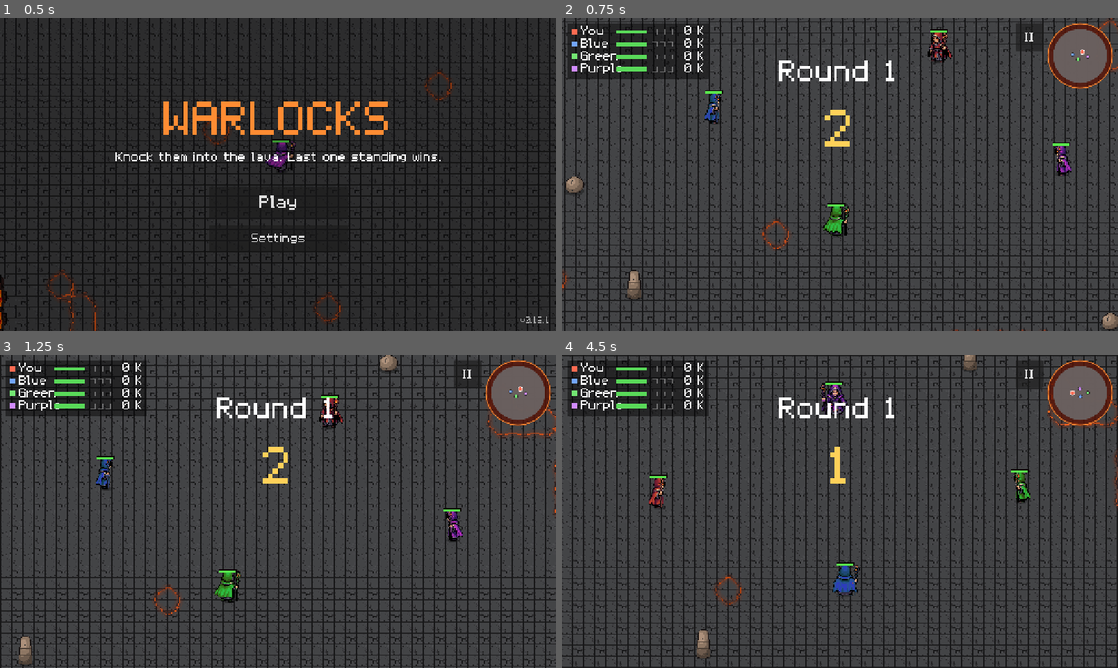
Above: before the commit, frames 1-4 (two rows, left to right).
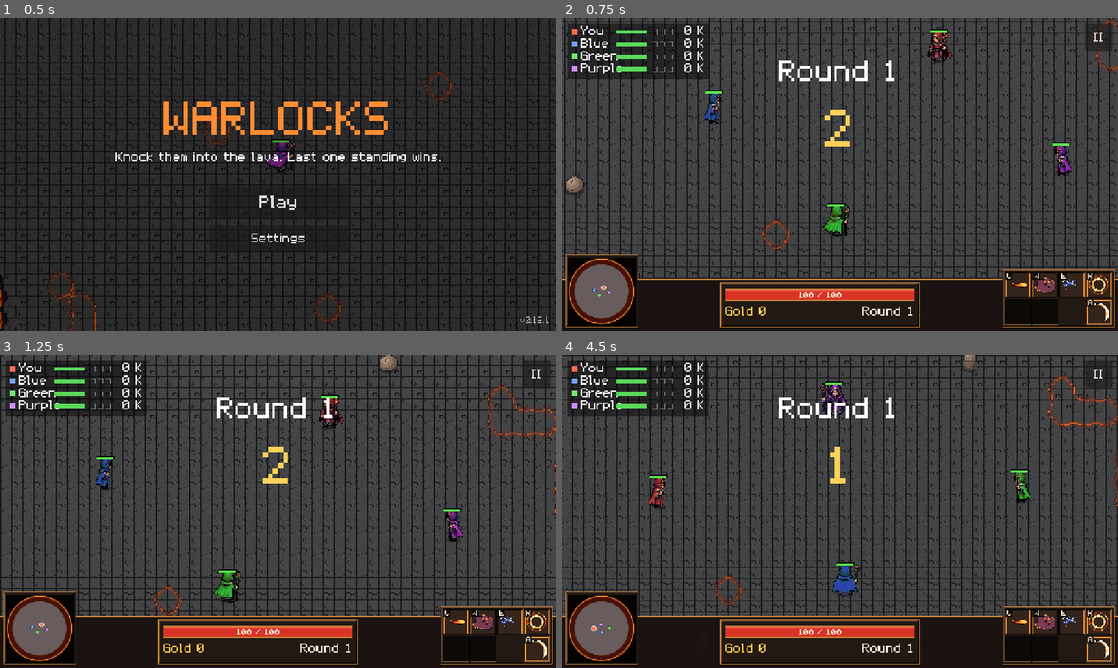
Above: after the commit, the same moments.

Repository: MariosToump/warlocks_on_android
Game: Godot game, scene res://scenes/game.tscn
Same seed, same stepped clock (60 frames per second), same inputs: the game is played once before the commit and once after it.
Inputs (mouse positions are in pixels of both pictures, inside the frame that each line leads up to):
- Up to frame 1 (0.5 s): no input
- Up to frame 2 (0.75 s): click "Play" at 0.5 s
- Up to frame 3 (1.25 s): no input
- Up to frame 4 (4.5 s): tap Enter at 1.25 s; move the mouse to (962, 495) at 1.27 s; hold D (move_right) 1.28-2 s; hold A (attack) 1.28-2 s; click (962, 495) at 1.42 s; click "II" at 2 s; click "Restart match" at 2.75 s; tap Space at 3.5 s; drag from (728, 527) to (812, 574) at 3.52 s; move the mouse to (895, 442) at 4.27 s; hold D (move_right) from 4.28 s (still down); hold A (attack) from 4.28 s (still down); tap Down (cam_down) at 4.35 s; click (895, 442) at 4.42 s

Frame 1 is identical in both runs. In frame 2, 18% of the frame differs, in the area x 0-100%, y 1-100%; in frame 3, 17%; in frame 4, 18%.

Commit message:
PC: WC3-style bottom bar with tooltips
Co-Authored-By: Claude Opus 5.5 <noreply@anthropic.com>

Diff:
--- a/scripts/game.gd
+++ b/scripts/game.gd
@@ -110,6 +110,8 @@
 
 var arrows: EnemyArrows
 var minimap: Minimap
+## PC only: the bottom command bar (null on touch).
+var pc_bar: PcBar
 var damage_numbers: DamageNumbers
 var vignette: DangerVignette
 var pause_menu: PauseMenu
@@ -260,6 +262,8 @@
 	round_hud.visible = false
 	shop_panel.visible = false
 	minimap.visible = false
+	if pc_bar:
+		pc_bar.visible = false
 	pause_menu.set_pause_button(false)
 	title_menu.visible = true
 	_title_watch_left = 0.0
@@ -273,6 +277,8 @@
 	_park_player(false)
 	round_hud.visible = true
 	minimap.visible = true
+	if pc_bar:
+		pc_bar.visible = true
 	pause_menu.set_pause_button(true)
 	Sfx.music("music_fight")
 	start_match()
@@ -678,17 +684,32 @@
 	arrows.name = "EnemyArrows"
 	arrows.game = self
 	hud.add_child(arrows)
+	if not touch_mode:
+		pc_bar = PcBar.new()
+		pc_bar.name = "PcBar"
+		pc_bar.game = self
+		hud.add_child(pc_bar)
+		_player_ctl_set("bar", pc_bar)
 	minimap = Minimap.new()
 	minimap.name = "Minimap"
 	minimap.game = self
 	hud.add_child(minimap)
 	touch.minimap = minimap
 	_player_ctl_set("minimap", minimap)
-	minimap.set_anchors_preset(Control.PRESET_TOP_RIGHT)
-	minimap.offset_left = -Minimap.DIAMETER - 12.0
-	minimap.offset_right = -12.0
-	minimap.offset_top = 12.0
-	minimap.offset_bottom = 12.0 + Minimap.DIAMETER
+	if pc_bar:
+		# PC: in the bar's bottom-left frame.
+		var inset := PcBar.PAD + (PcBar.MAP_FRAME - Minimap.DIAMETER) / 2.0
+		minimap.set_anchors_preset(Control.PRESET_BOTTOM_LEFT)
+		minimap.offset_left = inset
+		minimap.offset_right = inset + Minimap.DIAMETER
+		minimap.offset_bottom = -inset
+		minimap.offset_top = -inset - Minimap.DIAMETER
+	else:
+		minimap.set_anchors_preset(Control.PRESET_TOP_RIGHT)
+		minimap.offset_left = -Minimap.DIAMETER - 12.0
+		minimap.offset_right = -12.0
+		minimap.offset_top = 12.0
+		minimap.offset_bottom = 12.0 + Minimap.DIAMETER
 	shop_panel = ShopPanel.new()
 	shop_panel.name = "ShopPanel"
 	hud.add_child(shop_panel)
--- a/scripts/pause_menu.gd
+++ b/scripts/pause_menu.gd
@@ -43,8 +43,9 @@
 	_pause_button.pressed.connect(open)
 	add_child(_pause_button)
 	_pause_button.set_anchors_and_offsets_preset(Control.PRESET_TOP_RIGHT)
-	# Left of the 150 px minimap in the corner.
-	_pause_button.offset_right = -12.0 - Minimap.DIAMETER - 10.0
+	# Phones: left of the 150 px minimap in the corner. PC: the corner itself
+	# (the minimap is in the bottom bar).
+	_pause_button.offset_right = -12.0 - Minimap.DIAMETER - 10.0 if Platform.touch() else -12.0
 	_pause_button.offset_left = _pause_button.offset_right - BUTTON_SIZE.x
 	_pause_button.offset_top = 12.0
 	_pause_button.offset_bottom = 12.0 + BUTTON_SIZE.y
--- /dev/null
+++ b/scripts/pc_bar.gd
@@ -0,0 +1,285 @@
+class_name PcBar
+extends Control
+## PC only (keyboard + mouse): a command bar along the bottom in the spirit of
+## classic RTS games, in this game's own look. Left: a frame for the minimap.
+## Centre: health, gold and round. Right: the spell card, square icons with
+## the hotkey in the corner, a dark clockwise cooldown sweep with the seconds
+## left, and a tooltip on hover. Display only: you cast with the keys.
+## Built by game.gd when Platform.touch() is false.
+
+const BAR_H := 120.0
+const ICON := 56.0
+const GAP := 6.0
+const PAD := 8.0
+const MAP_FRAME := 166.0
+## The spell card, row by row ("" = empty cell).
+const CARD := [["Q", "W", "E", "R"], ["D", "F", "", "A"]]
+const STARTER_DESC := {
+	"Fireball": "Fire bolt that burns and knocks back.",
+	"Blink": "Teleport a short way toward the cursor.",
+	"Lightning": "Fast bolt that hits the first warlock in line.",
+	"Shield": "Brief barrier that reflects spells.",
+	"Staff": "Swing your staff at a warlock beside you.",
+}
+const HAUNT_DESC := "Shove warlocks near your ghost. No damage."
+
+const C_STONE := Color(0.1, 0.07, 0.06, 0.97)
+const C_BRONZE := Color(0.78, 0.5, 0.22)
+const C_LIGHT := Color(0.42, 0.3, 0.21)
+const C_DARK := Color(0.02, 0.01, 0.01)
+const C_SOCKET := Color(0.05, 0.035, 0.03)
+const C_PANEL := Color(0.14, 0.1, 0.08, 0.98)
+const C_READY := Color(1.0, 0.6, 0.2, 0.95)
+const C_TEXT := Color(1.0, 0.93, 0.85)
+const C_GOLD := Color(1.0, 0.8, 0.3)
+const C_HP := Color(0.85, 0.2, 0.15)
+
+var game: Node
+
+var _tip: PanelContainer
+var _tip_label: Label
+
+
+func _ready() -> void:
+	set_anchors_and_offsets_preset(Control.PRESET_FULL_RECT)
+	mouse_filter = Control.MOUSE_FILTER_IGNORE
+	_tip = PanelContainer.new()
+	var sb := StyleBoxFlat.new()
+	sb.bg_color = Color(0.06, 0.04, 0.04, 0.95)
+	sb.border_color = C_BRONZE
+	sb.set_border_width_all(2)
+	sb.set_content_margin_all(10)
+	_tip.add_theme_stylebox_override("panel", sb)
+	_tip.mouse_filter = Control.MOUSE_FILTER_IGNORE
+	_tip_label = Label.new()
+	_tip_label.add_theme_font_size_override("font_size", 17)
+	_tip_label.add_theme_color_override("font_color", C_TEXT)
+	_tip.add_child(_tip_label)
+	_tip.visible = false
+	add_child(_tip)
+
+
+func _process(_delta: float) -> void:
+	queue_redraw()
+	_update_tooltip()
+
+
+# --- layout (local = viewport pixels; the bar fills the screen) -------------
+
+func strip_rect() -> Rect2:
+	return Rect2(0, size.y - BAR_H, size.x, BAR_H)
+
+
+func map_frame_rect() -> Rect2:
+	return Rect2(PAD, size.y - PAD - MAP_FRAME, MAP_FRAME, MAP_FRAME)
+
+
+## The spell card's frame, bottom right (it rises above the strip).
+func card_rect() -> Rect2:
+	var w := 4 * ICON + 3 * GAP + 2 * PAD
+	var h := 2 * ICON + GAP + 2 * PAD
+	return Rect2(size.x - PAD - w, size.y - PAD - h, w, h)
+
+
+func centre_rect() -> Rect2:
+	var left := map_frame_rect().end.x + 12.0
+	var right := card_rect().position.x - 12.0
+	var w := minf(right - left, 460.0)
+	return Rect2((left + right - w) / 2.0, size.y - BAR_H + PAD, w, BAR_H - 2 * PAD)
+
+
+func slot_rect(slot: String) -> Rect2:
+	var card := card_rect()
+	for row in CARD.size():
+		var col: int = CARD[row].find(slot)
+		if col >= 0:
+			return Rect2(card.position + Vector2(PAD + col * (ICON + GAP), PAD + row * (ICON + GAP)),
+					Vector2(ICON, ICON))
+	return Rect2()
+
+
+## Where the minimap sits (centred in its frame).
+func minimap_position() -> Vector2:
+	return map_frame_rect().get_center() - Vector2(Minimap.DIAMETER, Minimap.DIAMETER) / 2.0
+
+
+func slot_at(pos: Vector2) -> String:
+	for row in CARD:
+		for slot in row:
+			if slot != "" and slot_rect(slot).has_point(pos):
+				return slot
+	return ""
+
+
+## Over the bar: right-clicks here must not walk the warlock.
+func blocks_mouse(pos: Vector2) -> bool:
+	if not visible:
+		return false
+	return strip_rect().has_point(pos) or map_frame_rect().has_point(pos) or card_rect().has_point(pos)
+
+
+# --- content ----------------------------------------------------------------
+
+func _player() -> Wizard:
+	return game.player if game else null
+
+
+func _ghost() -> Ghost:
+	return game.ghost if game else null
+
+
+## Drawn with an icon: the slot's spell exists; while a ghost only A (Haunt).
+func shown(slot: String) -> bool:
+	var p := _player()
+	if p == null or p.get_spell(slot) == null:
+		return false
+	return slot == "A" if _ghost() != null else true
+
+
+func _ratio(slot: String) -> float:
+	if _ghost() != null and slot == "A":
+		return _ghost().cooldown_ratio()
+	return _player().get_spell(slot).cooldown_ratio()
+
+
+func _seconds_left(slot: String) -> float:
+	if _ghost() != null and slot == "A":
+		return _ghost().haunt_left
+	return _player().get_spell(slot).cooldown_left
+
+
+func tooltip_text(slot: String) -> String:
+	if not shown(slot):
+		return ""
+	if _ghost() != null:
+		return "Haunt  [%s]\n%s\nCooldown %ss" % [slot, HAUNT_DESC, _num(Ghost.HAUNT_COOLDOWN)]
+	var spell := _player().get_spell(slot)
+	var desc: String = STARTER_DESC.get(spell.spell_name, "")
+	if spell.spell_id != "" and Shop.SPELLS.has(spell.spell_id):
+		desc = Shop.SPELLS[spell.spell_id].get("desc", desc)
+	var cd: float = spell.cooldown_by_level[spell.level]
+	return "%s  [%s]\n%s\nCooldown %ss" % [spell.spell_name, slot, desc, _num(cd)]
+
+
+static func _num(v: float) -> String:
+	return str(int(v)) if is_equal_approx(v, roundf(v)) else "%.1f" % v
+
+
+func _update_tooltip() -> void:
+	var slot := slot_at(get_local_mouse_position()) if visible else ""
+	var text := tooltip_text(slot) if slot != "" else ""
+	_tip.visible = text != ""
+	if text == "":
+		return
+	_tip_label.text = text
+	_tip.reset_size()
+	var card := card_rect()
+	_tip.position = Vector2(card.end.x - _tip.size.x, card.position.y - 6.0 - _tip.size.y)
+
+
+# --- drawing ----------------------------------------------------------------
+
+func _draw() -> void:
+	if game == null:
+		return
+	var strip := strip_rect()
+	draw_rect(strip, C_STONE)
+	draw_rect(Rect2(strip.position, Vector2(strip.size.x, 2)), C_BRONZE)
+	_frame(map_frame_rect())
+	draw_rect(map_frame_rect().grow(-PAD + 2), C_DARK)
+	_frame(card_rect())
+	_frame(centre_rect())
+	_draw_centre(centre_rect())
+	var font := get_theme_default_font()
+	for row in CARD:
+		for slot in row:
+			if slot != "":
+				_draw_slot(slot, font)
+
+
+## A raised frame: bronze outline, light top-left edge, dark bottom-right.
+func _frame(r: Rect2) -> void:
+	draw_rect(r, C_PANEL)
+	draw_rect(r, C_BRONZE, false, 2.0)
+	var i := r.grow(-3)
+	draw_line(i.position, Vector2(i.end.x, i.position.y), C_LIGHT, 2.0)
+	draw_line(i.position, Vector2(i.position.x, i.end.y), C_LIGHT, 2.0)
+	draw_line(Vector2(i.position.x, i.end.y), i.end, C_DARK, 2.0)
+	draw_line(Vector2(i.end.x, i.position.y), i.end, C_DARK, 2.0)
+
+
+func _draw_slot(slot: String, font: Font) -> void:
+	var r := slot_rect(slot)
+	# Recessed socket: dark top-left edge, light bottom-right.
+	draw_rect(r.grow(2), C_SOCKET)
+	draw_line(r.position - Vector2(2, 2), Vector2(r.end.x + 2, r.position.y - 2), C_DARK, 2.0)
+	draw_line(r.position - Vector2(2, 2), Vector2(r.position.x - 2, r.end.y + 2), C_DARK, 2.0)
+	draw_line(Vector2(r.position.x - 2, r.end.y + 2), r.end + Vector2(2, 2), C_LIGHT, 1.0)
+	draw_line(Vector2(r.end.x + 2, r.position.y - 2), r.end + Vector2(2, 2), C_LIGHT, 1.0)
+	if not shown(slot):
+		return
+	var spell := _player().get_spell(slot)
+	draw_rect(r, Color(0.2, 0.14, 0.11))
+	if spell.icon:
+		_draw_icon(spell.icon, r.grow(-4), spell.icon_tint if _ghost() == null else Ghost.TINT)
+	var ratio := _ratio(slot)
+	if ratio > 0.0:
+		_draw_sweep(r, ratio, Color(0, 0, 0, 0.68))
+		var secs := _seconds_left(slot)
+		var t := str(ceili(secs)) if secs >= 1.0 else "%.1f" % secs
+		draw_string_outline(font, Vector2(r.position.x, r.get_center().y + 8), t,
+				HORIZONTAL_ALIGNMENT_CENTER, ICON, 22, 5, Color.BLACK)
+		draw_string(font, Vector2(r.position.x, r.get_center().y + 8), t,
+				HORIZONTAL_ALIGNMENT_CENTER, ICON, 22, C_TEXT)
+	else:
+		draw_rect(r.grow(-1), C_READY, false, 2.0)
+	# Hotkey letter, top-left corner.
+	draw_rect(Rect2(r.position, Vector2(16, 17)), Color(0, 0, 0, 0.7))
+	draw_string(font, r.position + Vector2(3, 14), slot, HORIZONTAL_ALIGNMENT_LEFT, -1, 15, C_TEXT)
+
+
+func _draw_icon(tex: Texture2D, box: Rect2, tint: Color) -> void:
+	var s := tex.get_size()
+	var k := minf(box.size.x / s.x, box.size.y / s.y)
+	var fit := s * k
+	draw_texture_rect(tex, Rect2(box.get_center() - fit / 2.0, fit), false, tint)
+
+
+## Dark square sweep covering `ratio` of the icon, clockwise from the top.
+func _draw_sweep(r: Rect2, ratio: float, col: Color) -> void:
+	var c := r.get_center()
+	var half := r.size.x / 2.0
+	var pts := PackedVector2Array([c])
+	var steps := maxi(4, ceili(48 * ratio))
+	for i in steps + 1:
+		var a := -PI / 2.0 + TAU * ratio * float(i) / steps
+		var d := Vector2(cos(a), sin(a))
+		pts.append(c + d * half / maxf(absf(d.x), absf(d.y)))
+	if pts.size() >= 3:
+		draw_colored_polygon(pts, col)
+
+
+func _draw_centre(r: Rect2) -> void:
+	var p := _player()
+	if p == null:
+		return
+	var font := get_theme_default_font()
+	var inner := r.grow(-12)
+	# Health bar.
+	var hp := Rect2(inner.position + Vector2(0, 4), Vector2(inner.size.x, 26))
+	draw_rect(hp, C_DARK)
+	var frac := clampf(p.health / p.max_health, 0.0, 1.0) if p.alive else 0.0
+	draw_rect(Rect2(hp.position, Vector2(hp.size.x * frac, hp.size.y)), C_HP)
+	draw_rect(Rect2(hp.position, Vector2(hp.size.x * frac, 4)), Color(1, 0.5, 0.4, 0.5))
+	draw_rect(hp, C_BRONZE, false, 1.0)
+	var hp_text := "%d / %d" % [ceili(p.health), int(p.max_health)] if p.alive else "Ghost"
+	draw_string_outline(font, hp.position + Vector2(0, 20), hp_text, HORIZONTAL_ALIGNMENT_CENTER,
+			hp.size.x, 18, 4, Color.BLACK)
+	draw_string(font, hp.position + Vector2(0, 20), hp_text, HORIZONTAL_ALIGNMENT_CENTER, hp.size.x, 18, C_TEXT)
+	# Gold and round.
+	var y := hp.end.y + 34
+	var gold: int = game.gold.get(p, 0)
+	draw_string(font, Vector2(inner.position.x, y), "Gold %d" % gold, HORIZONTAL_ALIGNMENT_LEFT, -1, 20, C_GOLD)
+	var rn: int = game.round_number
+	draw_string(font, Vector2(inner.position.x, y), "Round %d" % rn if rn > 0 else "", HORIZONTAL_ALIGNMENT_RIGHT,
+			inner.size.x, 20, C_TEXT)
--- a/scripts/player_controller.gd
+++ b/scripts/player_controller.gd
@@ -25,6 +25,8 @@
 ## The player's ghost while dead in a fight (game.gd sets it).
 var ghost: Ghost
 var minimap: Minimap
+## PC bar: right-clicks over it don't walk the warlock (game.gd sets it).
+var bar: PcBar
 
 
 func _ready() -> void:
@@ -45,7 +47,7 @@
 			wizard.move_dir = Input.get_vector("move_left", "move_right", "move_up", "move_down")
 		MoveMode.CLICK:
 			# Holding right mouse keeps re-targeting, which feels nicer.
-			if Input.is_mouse_button_pressed(MOUSE_BUTTON_RIGHT) and wizard.attack_target == null:
+			if Input.is_mouse_button_pressed(MOUSE_BUTTON_RIGHT) and wizard.attack_target == null and not _over_bar(get_viewport().get_mouse_position()):
 				_set_target(wizard.get_global_mouse_position(), false)
 
 
@@ -66,7 +68,7 @@
 	if move_mode != MoveMode.CLICK:
 		return
 	var mb := event as InputEventMouseButton
-	if mb and mb.pressed and mb.button_index == MOUSE_BUTTON_RIGHT:
+	if mb and mb.pressed and mb.button_index == MOUSE_BUTTON_RIGHT and not _over_bar(mb.position):
 		var enemy := _enemy_near(wizard.get_global_mouse_position(), PICK_RADIUS)
 		if enemy:
 			wizard.attack(enemy)
@@ -95,6 +97,10 @@
 		if spot != null:
 			ghost.teleport(spot)
 			get_viewport().set_input_as_handled()
+
+
+func _over_bar(screen_pos: Vector2) -> bool:
+	return bar != null and bar.blocks_mouse(screen_pos)
 
 
 func _attack_key() -> void:
--- /dev/null
+++ b/tools/shots/pc_bar.gd
@@ -0,0 +1,36 @@
+extends SceneTree
+## Screenshot of the PC bar mid-fight (a spell cooling down, a bought spell,
+## the tooltip over Q):  godot --path . -s tools/shots/pc_bar.gd -- <out.png>
+
+var game: Node
+
+
+func _init() -> void:
+	Platform.forced = Platform.Mode.PC
+	game = load("res://scenes/game.tscn").instantiate()
+	game.apply_settings = false
+	game.title_screen = false
+	game.countdown_time = 0.3
+	game.shop_time = 0.02
+	root.add_child(game)
+	_run.call_deferred()
+
+
+func _run() -> void:
+	var out := "user://pc_bar.png"
+	var args := OS.get_cmdline_user_args()
+	if not args.is_empty():
+		out = args[0]
+	while game.state != game.State.FIGHT:
+		await process_frame
+	var p: Wizard = game.player
+	game.gold[p] = 100
+	Shop.buy_spell(game, p, "homing")
+	p.cast("Q", p.global_position + Vector2(150, 0))
+	await create_timer(0.6).timeout
+	Input.warp_mouse(root.get_final_transform() * game.pc_bar.slot_rect("Q").get_center())
+	await create_timer(0.3).timeout
+	await RenderingServer.frame_post_draw
+	root.get_texture().get_image().save_png(out)
+	print("saved ", out)
+	quit()
--- a/tools/test_pc.gd
+++ b/tools/test_pc.gd
@@ -34,6 +34,7 @@
 	_check(game.touch.visible == false, "touch layer still hidden in the round")
 	await _test_keys()
 	await _test_settings_rows()
+	await _test_bar()
 	await _test_ghost()
 	_finish()
 
@@ -82,6 +83,41 @@
 	_check(texts.has("Move") and not texts["Move"], "Move row hidden")
 
 
+func _test_bar() -> void:
+	print("WC3-style bar")
+	var bar: PcBar = game.pc_bar
+	_check(bar != null, "the bar exists on PC")
+	if bar == null:
+		return
+	_check(bar.shown("Q") and bar.shown("A") and not bar.shown("D"), "Q and A shown, empty D not")
+	var q := bar.slot_rect("Q")
+	var w := bar.slot_rect("W")
+	_check(q.position.x < w.position.x and is_equal_approx(q.position.y, w.position.y), "Q left of W, same row")
+	_check(is_equal_approx(bar.card_rect().end.x, bar.size.x - 8.0), "card 8 px from the right")
+	var mm: Rect2 = game.minimap.get_global_rect()
+	_check(mm.position.x < 20.0 and bar.map_frame_rect().encloses(mm), "minimap in the bottom-left frame")
+	_check(bar.blocks_mouse(Vector2(640, bar.size.y - 5)), "the bar blocks the mouse at the bottom")
+	_check(not bar.blocks_mouse(Vector2(640, 300)), "but not mid-screen")
+	_check(bar.tooltip_text("Q").begins_with("Fireball") and "Cooldown" in bar.tooltip_text("Q"),
+			"Q tooltip: " + bar.tooltip_text("Q").replace("
+", " | "))
+	game.gold[player] = 100
+	Shop.buy_spell(game, player, "homing")
+	_check(bar.shown("D"), "a bought spell shows in D")
+	_check("curves" in bar.tooltip_text("D"), "D tooltip uses the shop text")
+	await _until(func(): return game.state == game.State.FIGHT, 5.0)
+	player.cast("Q", player.global_position + Vector2(100, 0))
+	await _seconds(0.5)
+	_check(player.get_spell("Q").cooldown_ratio() > 0.0, "Q cooling down after a cast")
+	var old := root.size
+	root.size = Vector2i(1600, 720)
+	await process_frame
+	await process_frame
+	_check(is_equal_approx(bar.card_rect().end.x, bar.size.x - 8.0), "after a resize the card stays 8 px from the right")
+	root.size = old
+	await process_frame
+
+
 func _test_ghost() -> void:
 	print("ghost on PC")
 	await _until(func(): return game.state == game.State.FIGHT, 5.0)
@@ -112,6 +148,8 @@
 			"minimap click teleports (%.0f px from the centre)" % game.ghost.global_position.distance_to(c))
 	await _frames(2)
 	_check(player.move_dir == Vector2.ZERO, "no right mouse: the ghost stays still")
+	_check(game.pc_bar.shown("A") and not game.pc_bar.shown("Q"), "ghost: only A on the bar")
+	_check(game.pc_bar.tooltip_text("A").begins_with("Haunt"), "ghost: A is Haunt")
 
 
 func _until(cond: Callable, limit: float) -> void:
--- a/tools/test_touch.gd
+++ b/tools/test_touch.gd
@@ -29,6 +29,7 @@
 	touch = game.get_node("HUD/TouchControls")
 	var c: Vector2 = game.get_node("Arena").get_center()
 	_check(touch.wizard == player, "touch controls drive the player")
+	_check(game.pc_bar == null and game.touch.visible, "touch mode: no PC bar, touch layer shown")
 
 	# Joystick: finger down on the left, drag right.
 	var start := player.global_position
Not shown, added: scripts/pc_bar.gd.uid
Not shown, added: tools/shots/pc_bar.gd.uid
Not shown, changed: tools/run_tests.sh
